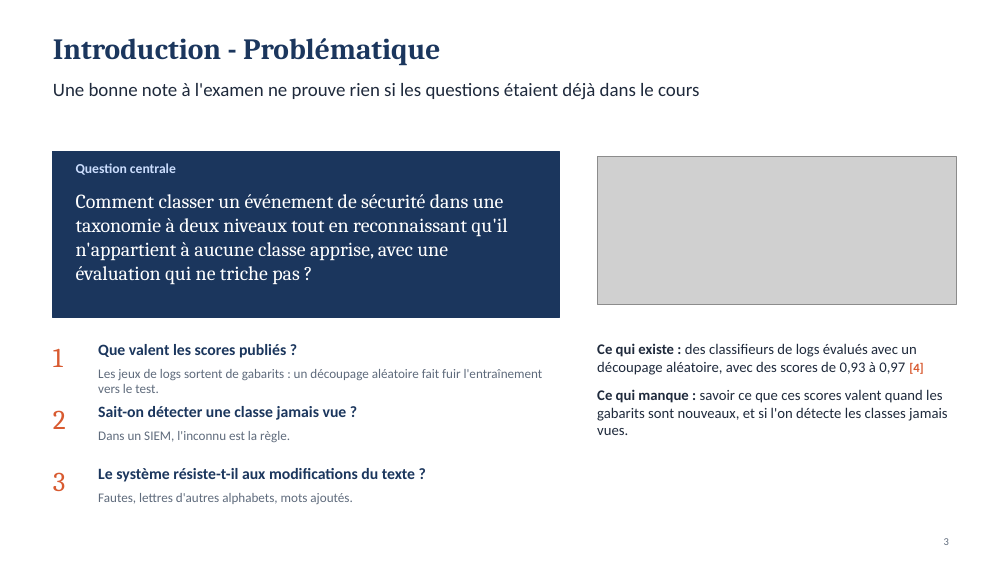
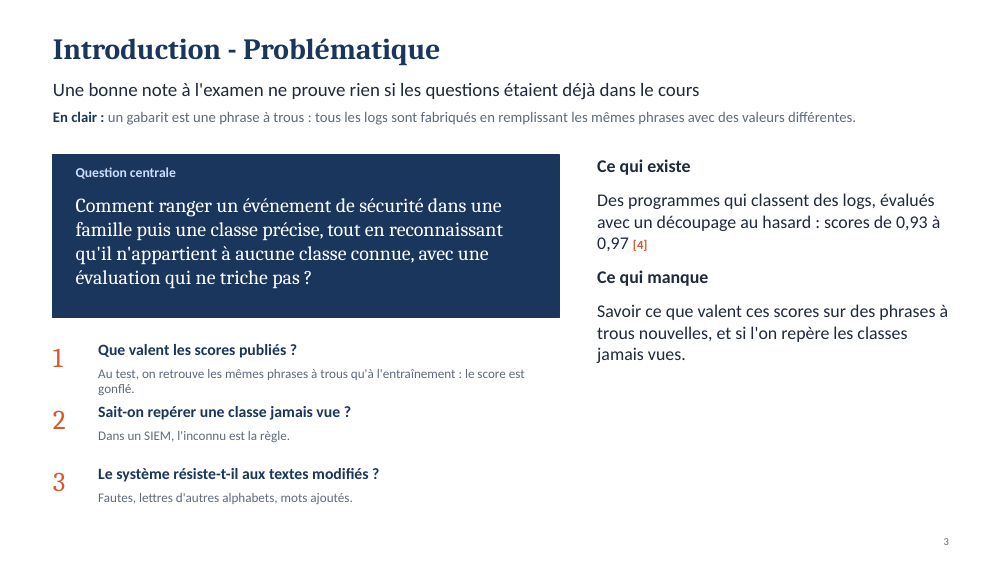
Before and after one commit to MADENIYOU/siem-open-world-log-classification, a slide deck: slide 3 of presentation/Soutenance_SIEM_monde_ouvert.pptx. Drawn at 1008x567 pixels with LibreOffice and Linux fonts; fonts in the diff are those of the drawing; grey boxes stand for pictures. Boxes give left, top, right and bottom in pixels: in the first picture for what was removed or moved away, otherwise in the second. Text is boxed around its words. In the diff, an @@ line names an element or a change of style, - is before the commit and + after.

```diff
--- a/presentation/Soutenance_SIEM_monde_ouvert.pptx
+++ b/presentation/Soutenance_SIEM_monde_ouvert.pptx
@@ text added at (53,111,856,125), 14 pt, text #5F6B7C @@
+En clair : un gabarit est une phrase à trous : tous les logs sont fabriqués en remplissant les mêmes phrases avec des valeurs différentes.
@@ rectangle: place and size @@
-rectangle at (53,151,560,318)
+rectangle at (53,155,560,318)
@@ text "Question centrale": place and size @@
-text "Question centrale" at (76,163,176,175)
+text "Question centrale" at (76,167,176,179)
@@ text at (597,159,949,363): text changed; size 14 to 17 pt @@
-Ce qui existe : des classifieurs de logs évalués avec un découpage aléatoire, avec des scores de 0,93 à 0,97 [4]
-Ce qui manque : savoir ce que ces scores valent quand les gabarits sont nouveaux, et si l'on détecte les classes jamais vues.
+Ce qui existe
+Des programmes qui classent des logs, évalués avec un découpage au hasard : scores de 0,93 à 0,97 [4]
+Ce qui manque
+Savoir ce que valent ces scores sur des phrases à trous nouvelles, et si l'on repère les classes jamais vues.
@@ picture removed at (597,157,957,304) @@
@@ text at (76,198,503,289): text changed @@
-Comment classer un événement de sécurité dans une taxonomie à deux niveaux tout en reconnaissant qu'il n'appartient à aucune classe apprise, avec une évaluation qui ne triche pas ?
+Comment ranger un événement de sécurité dans une famille puis une classe précise, tout en reconnaissant qu'il n'appartient à aucune classe connue, avec une évaluation qui ne triche pas ?
@@ text at (98,369,525,395): text changed @@
-Les jeux de logs sortent de gabarits : un découpage aléatoire fait fuir l'entraînement vers le test.
+Au test, on retrouve les mêmes phrases à trous qu'à l'entraînement : le score est gonflé.
@@ text at (98,406,340,420): text changed @@
-Sait-on détecter une classe jamais vue ?
+Sait-on repérer une classe jamais vue ?
@@ text at (98,468,368,482): text changed @@
-Le système résiste-t-il aux modifications du texte ?
+Le système résiste-t-il aux textes modifiés ?
```
Also in this commit, not shown: 16 other slides changed, 3 slides added, 3 other files.
